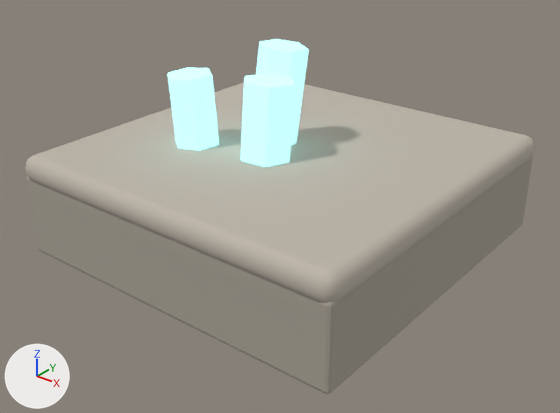
Before and after pictures for a commit that changed the glTF model assets/3d/reworked/tile_stone_crystal.glb.
Both versions are drawn from a camera (50 mm lens) standing at (2.44, -3.12, 1.55) and looking at (0.07, -0.16, -0.28). The lights are fixed; the arrows at lower left show +X, +Y and +Z. The older version comes first. Vertices at exactly the same position are counted once.

Script lines for the objects in view, before the commit:
```python
ob_scr_body = bpy.data.objects.new('scr_body', me_cube_044)
ob_scr_body.location = (0.0, 0.0, 0.0)
ob_scr_c0 = bpy.data.objects.new('scr_c0', me_cylinder_008)
ob_scr_c0.location = (0.015, -0.193, 0.21)
ob_scr_c0.rotation_euler = (0.0849, 0.0244, 2.777)  # degrees (4.9, 1.4, 159)
ob_scr_c1 = bpy.data.objects.new('scr_c1', me_cylinder_009)
ob_scr_c1.location = (-0.425, -0.285, 0.2)
ob_scr_c1.rotation_euler = (-0.0256, -0.0561, 0.888)  # degrees (-1.5, -3.2, 51)
ob_scr_c2 = bpy.data.objects.new('scr_c2', me_cylinder_010)
ob_scr_c2.location = (-0.076, 0.008, 0.275)
ob_scr_c2.rotation_euler = (0.0846, -0.0822, 3.133)  # degrees (4.8, -4.7, 180)
ob_scr_cap = bpy.data.objects.new('scr_cap', me_cube_045)
ob_scr_cap.location = (0.0, 0.0, 0.0)
```
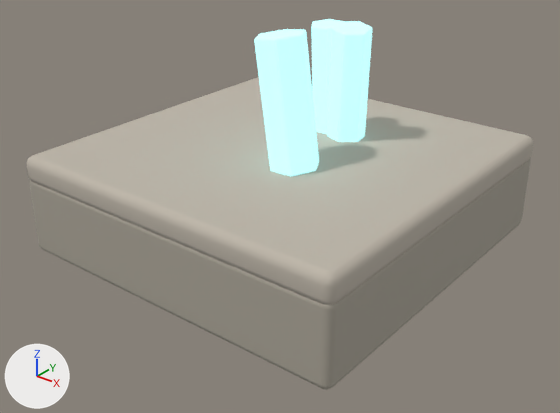
What differs and where, as boxes [x1, y1, x2, y2] in the pictures (560 x 413 px; the box of a moved part takes in the faces that stretch with it):
'scr_cap', reshaped
    before: [25, 82, 534, 303]
    after: [27, 77, 533, 305]
'scr_c1', reshaped, moved, turned
    before: [167, 67, 219, 151]
    after: [254, 29, 319, 176]
'scr_c2', reshaped, moved, turned
    before: [256, 39, 309, 146]
    after: [327, 21, 373, 142]
'scr_c0', reshaped, moved, turned
    before: [240, 74, 295, 167]
    after: [311, 19, 344, 134]
part 1 of me_cube_045, moved or reshaped
    before: [25, 138, 534, 303]
    after: [27, 137, 533, 305]
part 2 of me_cylinder_008, added (cyan)
    after: [311, 19, 344, 134]
part 3 of me_cylinder_008, deleted (cyan)
    before: [240, 74, 295, 167]
part 4 of me_cylinder_009, added (cyan)
    after: [254, 29, 319, 176]
part 5 of me_cylinder_009, deleted (cyan)
    before: [167, 67, 219, 151]

What the commit changed:
me_cube_045 is used by ob_scr_cap; location (0.0, 0.0, 0.0).
me_cube_045 had 96 vertices, 188 faces and spanned x -1.01..1.01, y -1.01..1.01, z -0.15..0.01.
me_cube_045 now has 96 vertices, 188 faces and spans x -1.0..1.0, y -1.0..1.0, z -0.15..0.01.
me_cube_045 part 1: all 64 vertices in x -1.01..1.01, y -1.01..1.01, z -0.12..-0.02 are scaled about their middle by (0.996, 0.996, 1.24).
me_cylinder_008 is used by ob_scr_c0; location (0.015, -0.193, 0.21); rotation (0.0849, 0.0244, 2.777), in degrees (4.9, 1.4, 159).
me_cylinder_008 had 84 vertices, 164 faces and spanned x -0.128..0.128, y -0.145..0.145, z -0.21..0.21.
me_cylinder_008 now has 144 vertices, 284 faces and spans x -0.088..0.088, y -0.098..0.098, z -0.31..0.31.
me_cylinder_008 part 2: 144 vertices added at x -0.088..0.088, y -0.098..0.098, z -0.31..0.31.
me_cylinder_008 part 3: 84 vertices removed from x -0.128..0.128, y -0.145..0.145, z -0.21..0.21.
me_cylinder_009 is used by ob_scr_c1; location (-0.425, -0.285, 0.2); rotation (-0.0256, -0.0561, 0.888), in degrees (-1.5, -3.2, 51).
me_cylinder_009 had 84 vertices, 164 faces and spanned x -0.114..0.114, y -0.129..0.129, z -0.2..0.2.
me_cylinder_009 now has 144 vertices, 284 faces and spans x -0.118..0.118, y -0.133..0.133, z -0.34..0.34.
me_cylinder_009 part 4: 144 vertices added at x -0.118..0.118, y -0.133..0.133, z -0.34..0.34.
me_cylinder_009 part 5: 84 vertices removed from x -0.114..0.114, y -0.129..0.129, z -0.2..0.2.
me_cylinder_010 is used by ob_scr_c2; location (-0.076, 0.008, 0.275); rotation (0.0846, -0.0822, 3.133), in degrees (4.8, -4.7, 180).
me_cylinder_010 had 84 vertices, 164 faces and spanned x -0.117..0.117, y -0.132..0.132, z -0.275..0.275.
me_cylinder_010 now has 144 vertices, 284 faces and spans x -0.094..0.094, y -0.105..0.105, z -0.321..0.321.
me_cylinder_010 part 6: 84 vertices removed from x -0.117..0.117, y -0.132..0.132, z -0.275..0.275; 144 vertices added at x -0.094..0.094, y -0.105..0.105, z -0.321..0.321.
Object 'scr_c0' (ob_scr_c0) moves from (0.015, -0.193, 0.21) to (0.022, 0.332, 0.31).
Object 'scr_c0' (ob_scr_c0) turns from (4.9, 1.4, 159) to (3, -1.9, 34) degrees about x, y and z.
Object 'scr_c1' (ob_scr_c1) moves from (-0.425, -0.285, 0.2) to (0.17, -0.22, 0.34).
Object 'scr_c1' (ob_scr_c1) turns from (-1.5, -3.2, 51) to (-4.5, 6.4, 150) degrees about x, y and z.
Object 'scr_c2' (ob_scr_c2) moves from (-0.076, 0.008, 0.275) to (0.194, 0.283, 0.321).
Object 'scr_c2' (ob_scr_c2) turns from (4.8, -4.7, 180) to (6.8, 3.7, 12) degrees about x, y and z.
